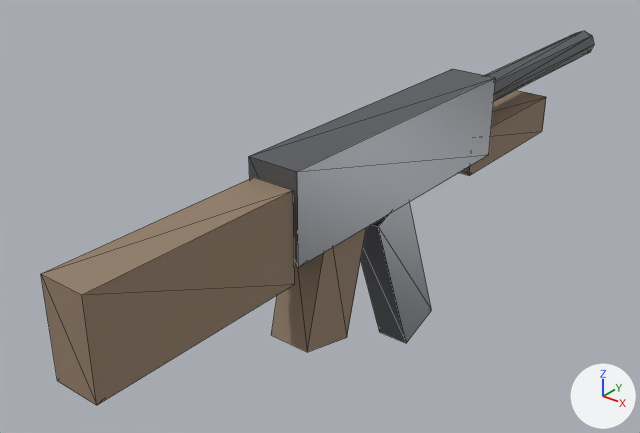
The glTF model godot/assets/weapons/gun_ak.glb as it was, and as the next commit left it.
Camera for both pictures: a 50 mm camera at (0.512, -0.619, 0.426) aimed at (-0.076, 0.116, -0.03). Every picture has the same lights, and +X, +Y and +Z are marked at lower right. The picture after the commit comes second. Mesh edges are drawn as thin lines. Vertices at exactly the same position are counted once.

Objects in the first picture: 'Gun_ak'.
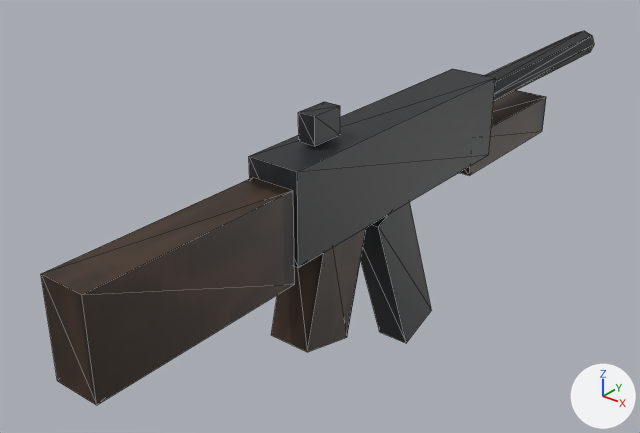
Boxes (x1, y1, x2, y2) around the edits, measured in the pictures (640 x 433 px):
'Gun_ak', surface changed, reshaped (darker): (41, 31, 594, 405) in both
part 1 of me_gun_ak, added: after (298, 102, 340, 146)

Edits to the bpy script that builds the scene:
```text
Add img_tex_wood:
    img_tex_wood = load_image('tex_wood', '_unpacked/tex_wood', 64, 64, 'sRGB')
Add img_tex_metal:
    img_tex_metal = load_image('tex_metal', '_unpacked/tex_metal', 64, 64, 'sRGB')
Change mat_metal:
    remove # nodes: BsdfPrincipled, OutputMaterial
    remove # colours: grey #727479
    nodes: BsdfPrincipled, Mix, OutputMaterial, TexImage
    colours: dark grey #2b2d31
    uses the picture img_tex_metal
Change mat_grip:
    where n0 = _N.new('ShaderNodeBsdfPrincipled'); n0.name = 'Principled BSDF'
    remove n0.inputs[0].default_value = (0.29, 0.208, 0.141, 1.0)  # 'Base Color', brown #937e69
    remove n0.inputs[2].default_value = 0.8  # 'Roughness'
    add n2 = _N.new('ShaderNodeMix'); n2.name = 'Mix'
    add n2.data_type = 'RGBA'
    add n2.blend_type = 'MULTIPLY'
    add n2.inputs[0].default_value = 1.0  # 'Factor'
    add n2.inputs[7].default_value = (0.0685, 0.0356, 0.0176, 1.0)  # 'B', brown #4a3524
    add n3 = _N.new('ShaderNodeTexImage'); n3.name = 'Image Texture'
    add n3.image = img_tex_wood
    add n3.interpolation = 'Closest'
    add _L.new(n2.outputs[2], n0.inputs[0])  # 'Result' to 'Base Color'
    add _L.new(n3.outputs[0], n2.inputs[6])  # 'Color' to 'A'
Change me_gun_ak:
    used by ob_gun_ak; location = (0.0, 0.0, 0.0)
    remove me_gun_ak.from_pydata(...)  # 64 vertices, 100 faces; spans x -0.03..0.03, y -0.29..0.651, z -0.194..0.11
    add me_gun_ak.from_pydata(...)  # 80 vertices, 124 faces; spans x -0.03..0.03, y -0.29..0.651, z -0.194..0.145
    me_gun_ak part 1: a new loose piece, a box spanning x -0.01..0.01, y 0.0..0.04, z 0.115..0.145, in mat_metal
    other edits to the shape of me_gun_ak do not show in these pictures
```
